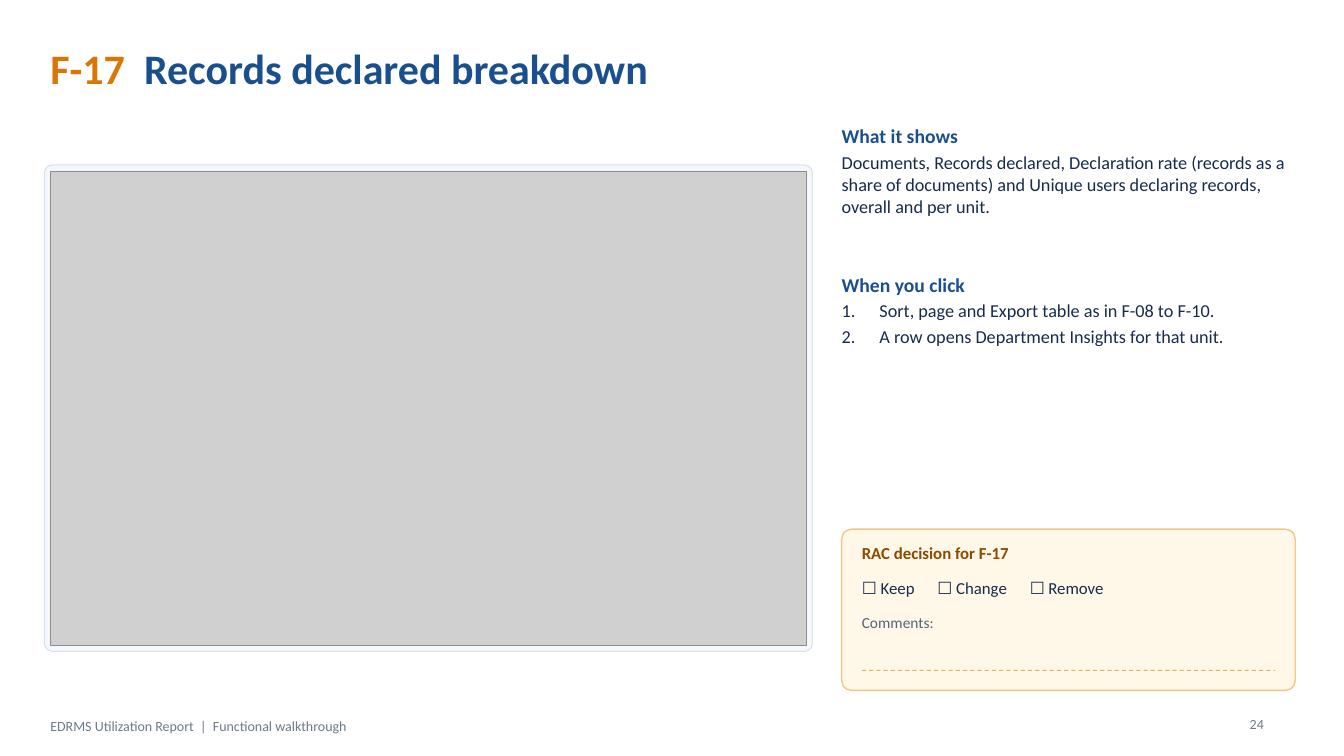
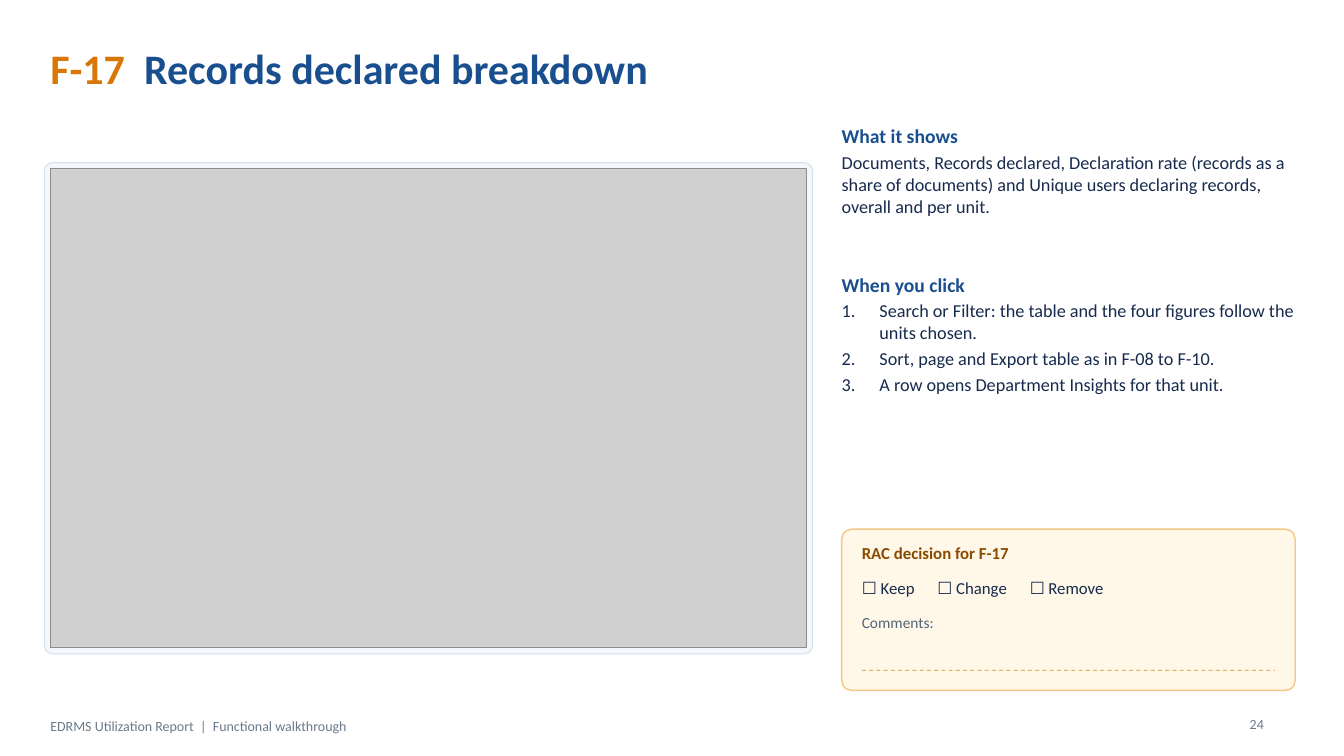
Before and after one commit to perezfiles01-droid/Jim, a slide deck: slide 24 of presentations/EDRMS_Utilization_Report_Walkthrough.pptx. Drawn at 1344x756 pixels with LibreOffice and Linux fonts; fonts in the diff are those of the drawing; grey boxes stand for pictures. Boxes give left, top, right and bottom in pixels: in the first picture for what was removed or moved away, otherwise in the second. Text is boxed around its words. In the diff, an @@ line names an element or a change of style, - is before the commit and + after.

```diff
--- a/presentations/EDRMS_Utilization_Report_Walkthrough.pptx
+++ b/presentations/EDRMS_Utilization_Report_Walkthrough.pptx
@@ rounded rectangle at <box>44,162,813,653</box>: proportions changed @@
@@ text at <box>879,304,1294,339</box>: paragraph added @@
+1. Search or Filter: the table and the four figures follow the units chosen.
```
Also in this commit, not shown: 4 other slides changed, 14 other files.
